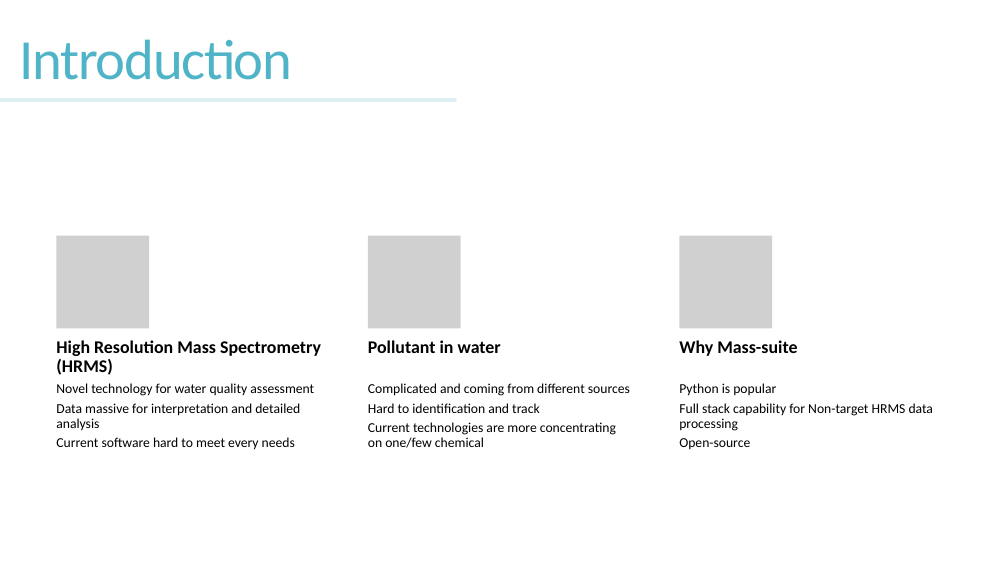
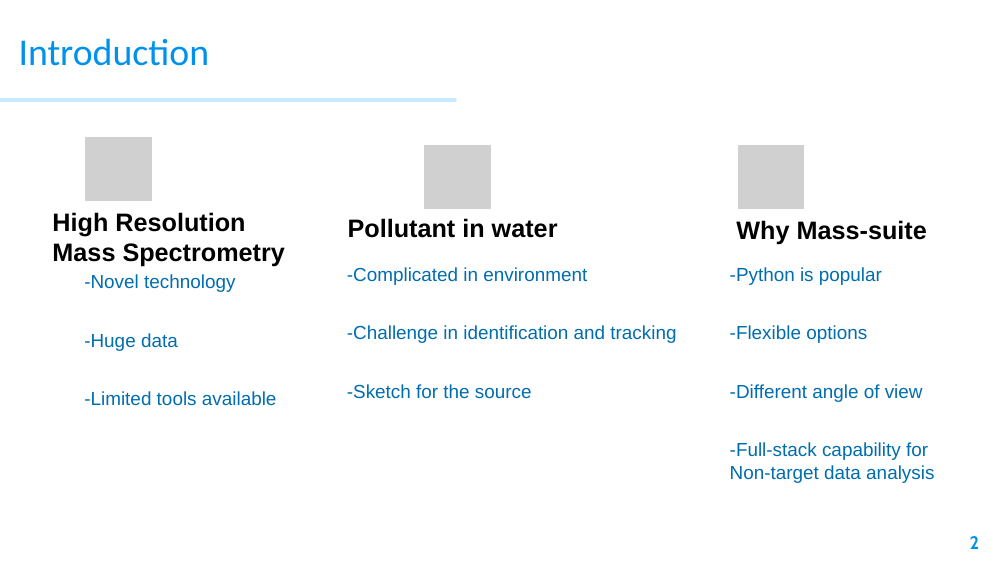
Before and after one commit to XiminHu/mass-suite, a slide deck: slide 2 of doc/20210326 ACS presentation.pptx. Drawn at 1008x567 pixels with LibreOffice and Linux fonts; fonts in the diff are those of the drawing; grey boxes stand for pictures. Boxes give left, top, right and bottom in pixels: in the first picture for what was removed or moved away, otherwise in the second. Text is boxed around its words. In the diff, an @@ line names an element or a change of style, - is before the commit and + after.

```diff
--- a/doc/20210326 ACS presentation.pptx
+++ b/doc/20210326 ACS presentation.pptx
@@ title "Introduction" at <box>19,38,210,66</box>: size 54 to 36 pt, text colour #50B4C8 to #0091EA, letter spacing -1.2 to 0 pt; line spacing 0.85 to 1; vertical alignment middle to bottom @@
@@ rectangle at <box>0,98,457,102</box>: fill #DCF0F4 to #C8EAFF @@
@@ group added at <box>84,136,805,406</box>: 3 pictures, 2 texts @@
+-Novel technology
+-Huge data
+-Limited tools available
+-Complicated in environment
+-Challenge in identification and tracking
+-Sketch for the source
@@ text at <box>52,212,285,267</box>: text changed; size 17 to 24 pt; font Calibri to Arial @@
-High Resolution Mass Spectrometry (HRMS)
+High Resolution Mass Spectrometry
@@ text "Pollutant in water" at <box>348,218,558,238</box>: size 17 to 24 pt, font Calibri to Arial; line spacing 0.9 to 1; more space between paragraphs @@
@@ text "Pollutant in water": place and size @@
-text "Pollutant in water" at <box>368,340,501,353</box>
+text "Pollutant in water" at <box>348,218,558,238</box>
@@ group removed at <box>56,236,773,450</box>: 3 pictures, 2 texts @@
-Novel technology for water quality assessment
-Data massive for interpretation and detailed analysis
-Current software hard to meet every needs
-Complicated and coming from different sources
-Hard to identification and track
-Current technologies are more concentrating on one/few chemical
@@ text "Why Mass-suite": place and size @@
-text "Why Mass-suite" at <box>679,340,797,356</box>
+text "Why Mass-suite" at <box>736,220,927,244</box>
@@ text "Why Mass-suite" at <box>736,220,927,244</box>: size 17 to 24 pt, font Calibri to Arial; line spacing 0.9 to 1; more space between paragraphs @@
@@ text at <box>730,267,934,483</box>: text changed; size 13 to 18 pt; font Calibri to Arial; text colour #000000 to #006DB0 @@
-Python is popular
-Full stack capability for Non-target HRMS data processing
-Open-source
+-Python is popular
+-Flexible options
+-Different angle of view
+-Full-stack capability for Non-target data analysis
@@ page number added at <box>970,536,980,549</box>, 17.3 pt, text #0091EA, bold @@
+2
```
Also in this commit, not shown: 18 other slides changed, 3 slides added, 3 slides removed, 13 other files.
